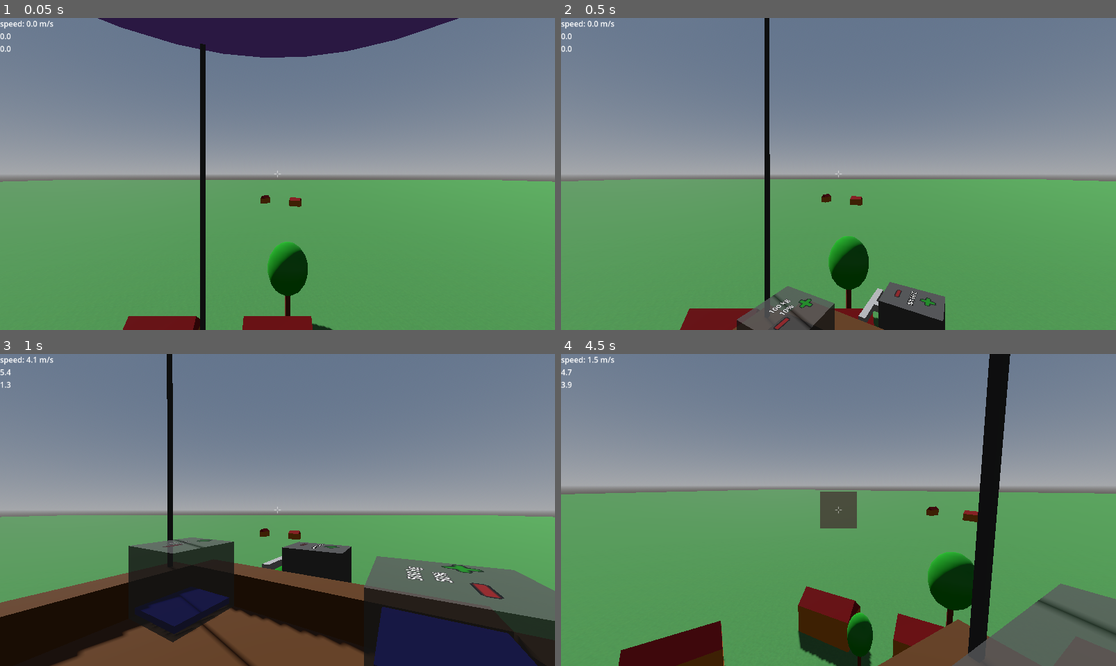
Above: before the commit, frames 1-4 (two rows, left to right).
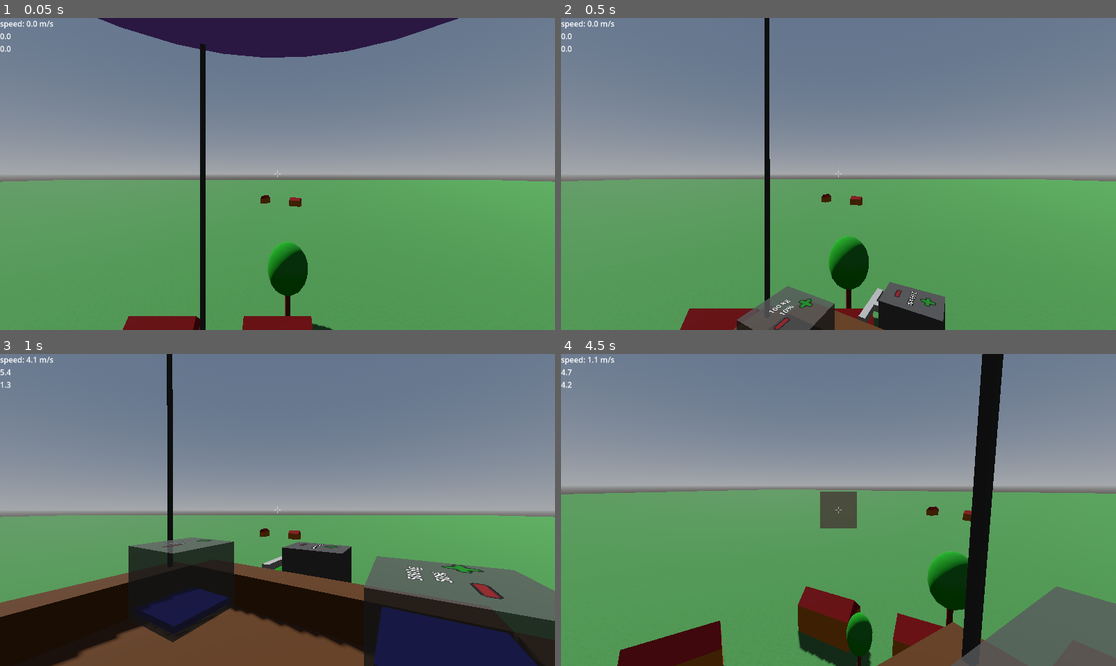
Above: after the commit, the same moments.

Repository: jmdejong/airships
Game: Godot game, scene res://scenes/world.tscn
Same seed, same stepped clock (60 frames per second), same inputs: the game is played once before the commit and once after it.
Inputs (mouse positions are in pixels of both pictures, inside the frame that each line leads up to):
- Up to frame 1 (0.05 s): no input
- Up to frame 2 (0.5 s): no input
- Up to frame 3 (1 s): move the mouse to (399, 494) at 0.52 s; hold D (right) from 0.53 s (still down); click (399, 494) at 0.6 s
- Up to frame 4 (4.5 s): move the mouse to (810, 510) at 1.27 s; release D (right) at 1.28 s; hold W (forwards) 1.28-4.28 s; tap one key every 0.75 s from 1.35 s: Mouse wheel down (rotate_left) Mouse wheel up (rotate_right) Shift (sprint) B (toggle_build) G (toggle_gravity); move the mouse to (849, 503) at 2.02 s; move the mouse to (832, 516) at 2.77 s; click (832, 516) at 2.92 s; move the mouse to (877, 513) at 3.52 s; move the mouse to (1093, 391) at 4.27 s; hold A (left) from 4.28 s (still down); click (1093, 391) at 4.42 s

Frame 1 is identical in both runs. In frame 2, 0.1% of the frame differs, in the area x 31-69%, y 43-100%; in frame 3, 0.3%; in frame 4, 2.8%, in the area x 0-100%, y 0-100%.

Commit message:
use script inheritance for components

Diff:
--- a/code/components/ballast.gd
+++ b/code/components/ballast.gd
@@ -1,50 +1,27 @@
-extends Node3D
+extends BaseComponent
 
-signal changed
-
-var total_mass: float = 1000
-@export var initial_filling: float = 0.2
+var max_filling: float = 1000
+@export var initial_filling: float = 200
 var filling: float :
 	set(value):
 		filling = value
-		$Water.scale.y = filling
-		%StatusPanel.text = "%4.0f kg\n%3d%%" % [filling * total_mass, int(filling * 100)]
+		$Water.scale.y = filling/max_filling
+		%StatusPanel.text = "%4.0f kg\n%3d%%" % [filling, int(filling/max_filling * 100)]
 		changed.emit()
 
-var step: float = 0.1
+var step: float = 100
 
 func _ready() -> void:
 	filling = initial_filling
 
 func mass() -> float:
-	return total_mass * filling + 0.1
+	return filling + 1
 
 func displaced_volume() -> float:
-	return 1.0
-
-func center_of_mass() -> Vector3:
-	return transform * $CenterOfMass.position
+	return filling / max_filling * 0.9 + 0.1
 
 func _on_less_pressed() -> void:
 	filling = max(filling - step, 0.0)
 
-
 func _on_more_pressed() -> void:
-	filling = min(filling + step, 1.0)
-
-
-func shapes() -> Array[CollisionShape3D]:
-	var c: CollisionShape3D = $CollisionShape3D.duplicate()
-	c.set_meta("component", self)
-	c.transform = transform * c.transform
-	return [c]
-
-
-func block_components() -> Dictionary[Vector3, Node3D]:
-	var d: Dictionary[Vector3, Node3D]
-	var aabb: AABB = transform * $CollisionShape3D.transform * AABB(-$CollisionShape3D.size / 2.0, $CollisionShape3D.size) / Global.block_size
-	for x in range(aabb.position.x, aabb.end.x + 1):
-		for y in range(aabb.position.y, aabb.end.y + 1):
-			for z in range(aabb.position.z, aabb.end.z + 1):
-				d[Vector3(x, y, z)/2.0] = self
-	return d
+	filling = min(filling + step, max_filling)
--- a/code/components/balloon.gd
+++ b/code/components/balloon.gd
@@ -1,21 +1,7 @@
-extends Node3D
-
-signal changed
+extends BaseComponent
 
 var radius = 10
-var volume = 4.0/3 * PI * radius * radius * radius
 
-func displaced_volume() -> float:
-	return volume
-
-func mass() -> float:
-	return 10
-
-func center_of_mass() -> Vector3:
-	return transform * $CenterOfMass.position
-
-func shapes() -> Array[CollisionShape3D]:
-	var c: CollisionShape3D = $CollisionShape3D.duplicate()
-	c.set_meta("component", self)
-	c.transform = transform * c.transform
-	return [c]
+func _ready() -> void:
+	volume = 4.0/3 * PI * radius * radius * radius
+	mass_ = 10
--- /dev/null
+++ b/code/components/base_component.gd
@@ -0,0 +1,22 @@
+class_name BaseComponent
+extends Node3D
+
+signal changed
+
+var mass_: float
+var volume: float
+
+func displaced_volume() -> float:
+	return volume
+
+func mass() -> float:
+	return mass_
+
+func center_of_mass() -> Vector3:
+	return transform * $CenterOfMass.position
+
+func shapes() -> Array[CollisionShape3D]:
+	var c: CollisionShape3D = $CollisionShape3D.duplicate()
+	c.set_meta("component", self)
+	c.transform = transform * c.transform
+	return [c]
--- a/code/components/box_component.gd
+++ b/code/components/box_component.gd
@@ -1,35 +1,11 @@
-extends Node3D
-
-signal changed
+extends BaseComponent
 
 @export var density: float = 100
-@export var own_mass: float = 0.0
-@onready var volume = _calculate_volume()
+
+func _ready() -> void:
+	volume = _calculate_volume()
+	mass_ = density * volume
 
 func _calculate_volume() -> float:
 	var size: Vector3 = $CollisionShape3D.shape.size * $CollisionShape3D.scale * scale
 	return size.x * size.y * size.z
-
-func displaced_volume() -> float:
-	return volume
-
-func mass() -> float:
-	return density * volume
-
-func center_of_mass() -> Vector3:
-	return transform * $CenterOfMass.position
-
-func shapes() -> Array[CollisionShape3D]:
-	var c: CollisionShape3D = $CollisionShape3D.duplicate()
-	c.set_meta("component", self)
-	c.transform = transform * c.transform
-	return [c]
-
-func block_components() -> Dictionary[Vector3, Node3D]:
-	var d: Dictionary[Vector3, Node3D]
-	var aabb: AABB = transform * $CollisionShape3D.transform * AABB(-$CollisionShape3D.size / 2.0, $CollisionShape3D.size) / Global.block_size
-	for x in range(aabb.position.x, aabb.end.x + 1):
-		for y in range(aabb.position.y, aabb.end.y + 1):
-			for z in range(aabb.position.z, aabb.end.z + 1):
-				d[Vector3(x, y, z)/2.0] = self
-	return d
--- a/code/components/engine.gd
+++ b/code/components/engine.gd
@@ -1,6 +1,4 @@
-extends Node3D
-
-signal changed
+extends BaseComponent
 
 @export var power: float = 0.0:
 	set(value):
@@ -17,28 +15,14 @@
 
 func _ready() -> void:
 	power = power
-
-
-func mass() -> float:
-	return 100.0
-
-func displaced_volume() -> float:
-	return 0.25
+	mass_ = 100.0
+	volume = 0.25
 
 func forces() -> Array[Force]:
 	return [Force.new($Rotor.position, ($CenterOfMass.position-$Rotor.position).normalized() * power).transformed(transform)]
-
-func center_of_mass() -> Vector3:
-	return transform * $CenterOfMass.position
 
 func _on_less_pressed() -> void:
 	power = max(power - step, min_power)
 
 func _on_more_pressed() -> void:
 	power = min(power + step, max_power)
-
-func shapes() -> Array[CollisionShape3D]:
-	var c: CollisionShape3D = $CollisionShape3D.duplicate()
-	c.set_meta("component", self)
-	c.transform = transform * c.transform
-	return [c]
--- a/scenes/airship.tscn
+++ b/scenes/airship.tscn
@@ -14,9 +14,6 @@
 [sub_resource type="CylinderMesh" id="CylinderMesh_gy0ok"]
 
 [sub_resource type="PrismMesh" id="PrismMesh_iu160"]
-
-[sub_resource type="BoxShape3D" id="BoxShape3D_17pty"]
-size = Vector3(20, 27, 20)
 
 [node name="Airship" type="RigidBody3D"]
 collision_layer = 197
@@ -44,19 +41,19 @@
 
 [node name="Ballast" parent="Components/Machines" instance=ExtResource("7_gy0ok")]
 transform = Transform3D(-4.37114e-08, 0, 1, 0, 1, 0, -1, 0, -4.37114e-08, -2.5, 0.5, 3)
-initial_filling = 0.1
+initial_filling = 100.0
 
 [node name="Ballast2" parent="Components/Machines" instance=ExtResource("7_gy0ok")]
 transform = Transform3D(-4.37114e-08, 0, 1, 0, 1, 0, -1, 0, -4.37114e-08, -2.5, 0.5, -2)
-initial_filling = 0.1
+initial_filling = 100.0
 
 [node name="Ballast3" parent="Components/Machines" instance=ExtResource("7_gy0ok")]
 transform = Transform3D(-4.37114e-08, 0, 1, 0, 1, 0, -1, 0, -4.37114e-08, 0.5, 0.5, -2)
-initial_filling = 0.5
+initial_filling = 500.0
 
 [node name="Ballast4" parent="Components/Machines" instance=ExtResource("7_gy0ok")]
 transform = Transform3D(-4.37114e-08, 0, 1, 0, 1, 0, -1, 0, -4.37114e-08, 0.5, 0.5, 3)
-initial_filling = 0.5
+initial_filling = 500.0
 
 [node name="StatusPanel" parent="Components/Machines" instance=ExtResource("8_iu160")]
 transform = Transform3D(-4.37114e-08, 0, -1, 0, 1, 0, 1, 0, -4.37114e-08, 2.5, 0.5, 0)
@@ -145,11 +142,3 @@
 [node name="CenterOfVolumeMarker" type="MeshInstance3D" parent="."]
 visible = false
 mesh = SubResource("PrismMesh_iu160")
-
-[node name="ZoneOfInfluence" type="Area3D" parent="."]
-collision_layer = 32
-collision_mask = 0
-
-[node name="CollisionShape3D" type="CollisionShape3D" parent="ZoneOfInfluence"]
-transform = Transform3D(1, 0, 0, 0, 1, 0, 0, 0, 1, 0, 13, 0)
-shape = SubResource("BoxShape3D_17pty")
--- a/scenes/components/balloon.tscn
+++ b/scenes/components/balloon.tscn
@@ -21,6 +21,7 @@
 shape = SubResource("SphereShape3D_3ev3o")
 
 [node name="MeshInstance3D" type="MeshInstance3D" parent="."]
+cast_shadow = 2
 mesh = SubResource("SphereMesh_3ev3o")
 surface_material_override/0 = SubResource("StandardMaterial3D_3qy7f")
 
--- a/scenes/components/cable.tscn
+++ b/scenes/components/cable.tscn
@@ -21,6 +21,7 @@
 
 [node name="MeshInstance3D" type="MeshInstance3D" parent="."]
 transform = Transform3D(1, 0, 0, 0, 1, 0, 0, 0, 1, 0, 4, 0)
+cast_shadow = 0
 mesh = SubResource("BoxMesh_uw4vd")
 
 [node name="CenterOfMass" type="Node3D" parent="."]
Not shown, added: code/components/base_component.gd.uid
Not shown: 1 places in scenes/airship.tscn that only renumber resources
